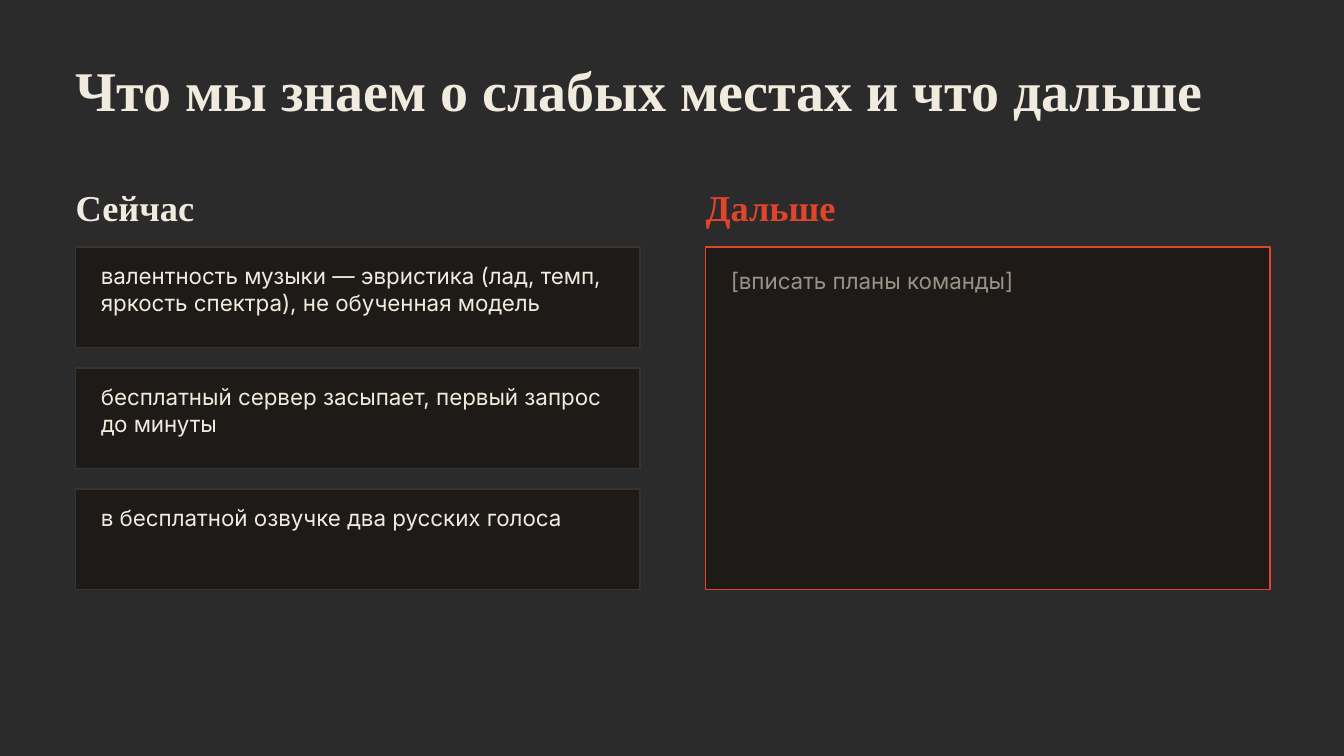
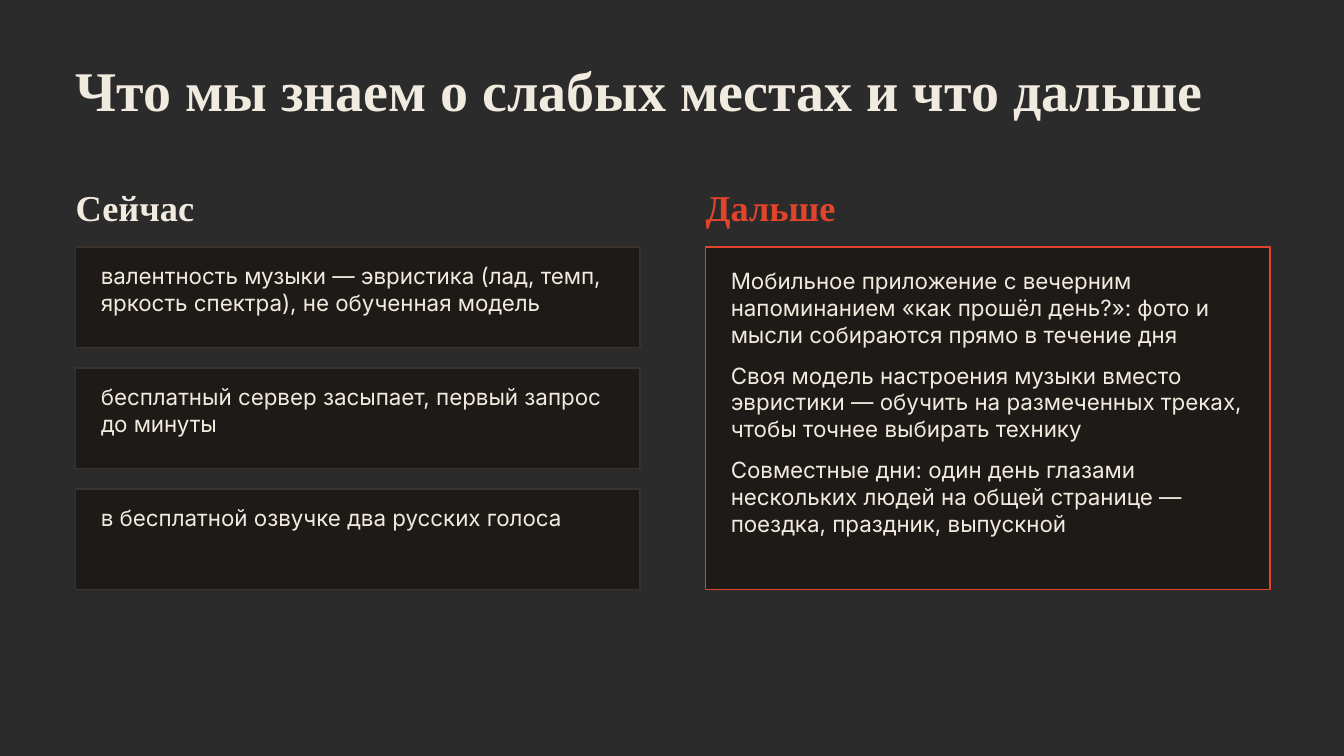
Before and after one commit to adekaa11/limelight, a slide deck: slide 10 of docs/limelight-presentation.pptx. Drawn at 1344x756 pixels with LibreOffice and Linux fonts; fonts in the diff are those of the drawing; background and template pictures are left out; a plain dark background stands for a picture behind light text. Boxes give left, top, right and bottom in pixels: in the first picture for what was removed or moved away, otherwise in the second. Text is boxed around its words. In the diff, an @@ line names an element or a change of style, - is before the commit and + after.

Commit message:
Презентация: скриншоты реальных дней вместо демо, заполнены пустые места (пример дня, число дней, планы), PDF-версия

```diff
--- a/docs/limelight-presentation.pptx
+++ b/docs/limelight-presentation.pptx
@@ text at bbox=[731, 272, 1242, 537]: text changed; text colour #9C9186 to #F1EADF @@
-[вписать планы команды]
+Мобильное приложение с вечерним напоминанием «как прошёл день?»: фото и мысли собираются прямо в течение дня
+Своя модель настроения музыки вместо эвристики — обучить на размеченных треках, чтобы точнее выбирать технику
+Совместные дни: один день глазами нескольких людей на общей странице — поездка, праздник, выпускной
```
Also in this commit, not shown: 3 other slides changed, 1 other file.
